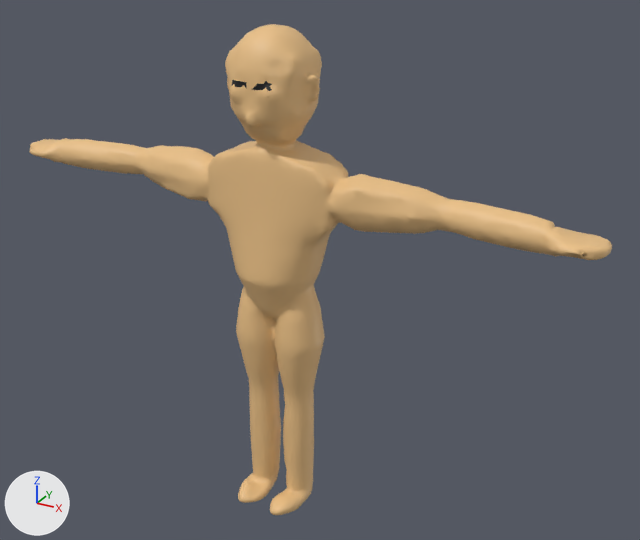
The FBX model Assets/Models/Character.fbx: old version first, new version second.
Camera for both pictures: a camera (50 mm lens) standing at (1.5, -2.449, 2.172) and looking at (0.124, 0.053, 0.921). The axes (+X, +Y, +Z) are drawn at lower left. The lights are the same throughout.

Objects in the first picture: 'Character'.
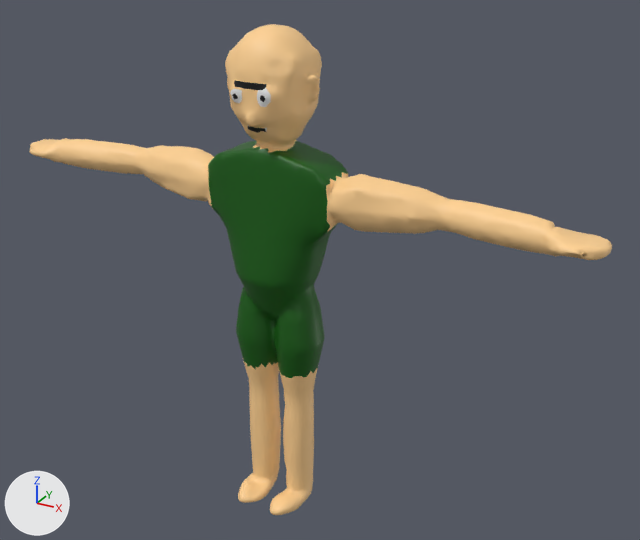
The edits, one by one:
Material 'Material.004' (mat_material_004) changes colour from beige #eac086 to beige #ffd192; in linear values from (0.823, 0.527, 0.238) to (1.0, 0.639, 0.287).
Material 'Material.002' (mat_material_002) is new.
Its base color is (0.8, 0.8, 0.8) (white #e7e7e7).
Material 'Material.001' (mat_material_001) is new.
Its base color is (0.0028, 0.104, 0.000622) (dark green #095b02).
me_beziercurve is used by ob_character; location (0.0, 0.0, 0.0).
me_beziercurve had 7151 vertices, 11678 faces and spanned x -1.11..1.1, y -0.19..0.11, z -0.02..1.76.
me_beziercurve now has 7199 vertices, 11715 faces and spans x -1.11..1.1, y -0.19..0.11, z -0.02..1.76.
Part 1, on me_beziercurve:
21 faces are deleted.
48 vertices are added at x -0.07..0.07, y -0.17..-0.16, z 1.54..1.59.
5 new faces join them, mat_material_004 (beige #ffd192).
34 new faces join them, mat_material_002 (white #e7e7e7).
19 new faces join them, mat_material_003 (black #000000).
me_beziercurve part 2: 9 faces spanning x -0.04..0.03, y -0.17..-0.12, z 1.44..1.61 switch from mat_material_004 (beige #eac086) to mat_material_003 (black #000000).
me_beziercurve part 3: 12 faces spanning x -0.08..0.06, y -0.17..-0.13, z 1.45..1.59 switch from mat_material_004 (beige #eac086) to mat_material_002 (white #e7e7e7).
me_beziercurve part 4: 3906 faces spanning x -0.23..0.24, y -0.16..0.09, z 0.55..1.38 switch from mat_material_004 (beige #eac086) to mat_material_001 (dark green #095b02).
me_beziercurve part 5: 8 faces spanning x -0.08..0.07, y -0.16..-0.15, z 1.59..1.61 switch from mat_material_003 (black #000000) to mat_material_004 (beige #ffd192).

Location of each change, [x1, y1, x2, y2] in pixels of the pictures (640 x 540 px):
'Character', recoloured: [29, 24, 612, 515] in both
part 1 of me_beziercurve, built on: [230, 84, 271, 113] in both
part 2 of me_beziercurve, recoloured: [240, 82, 266, 133] in both
part 3 of me_beziercurve, recoloured: [230, 90, 267, 130] in both
part 4 of me_beziercurve, recoloured: [208, 141, 348, 378] in both
part 5 of me_beziercurve, recoloured: [232, 80, 272, 91] in both
